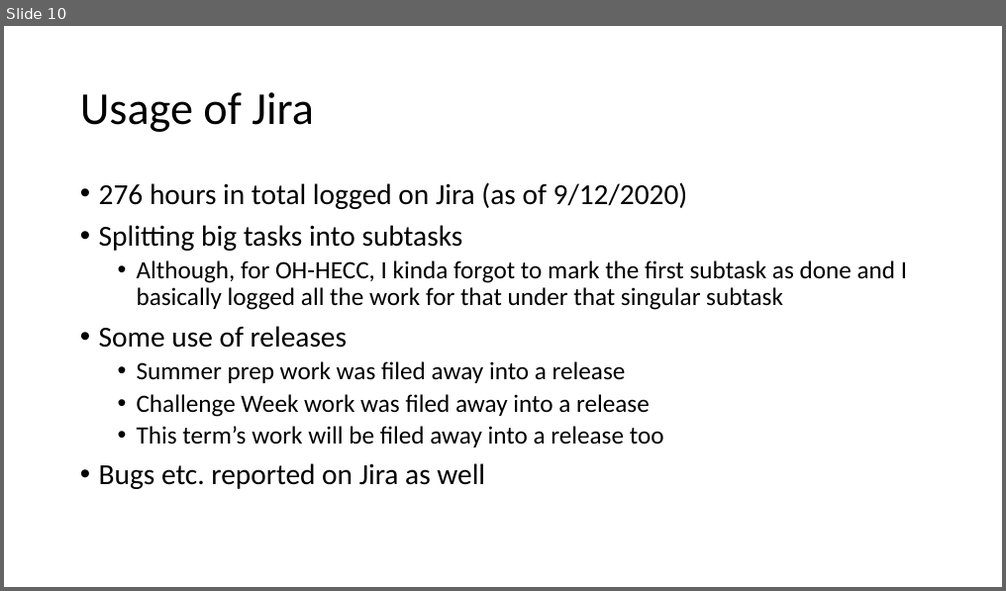
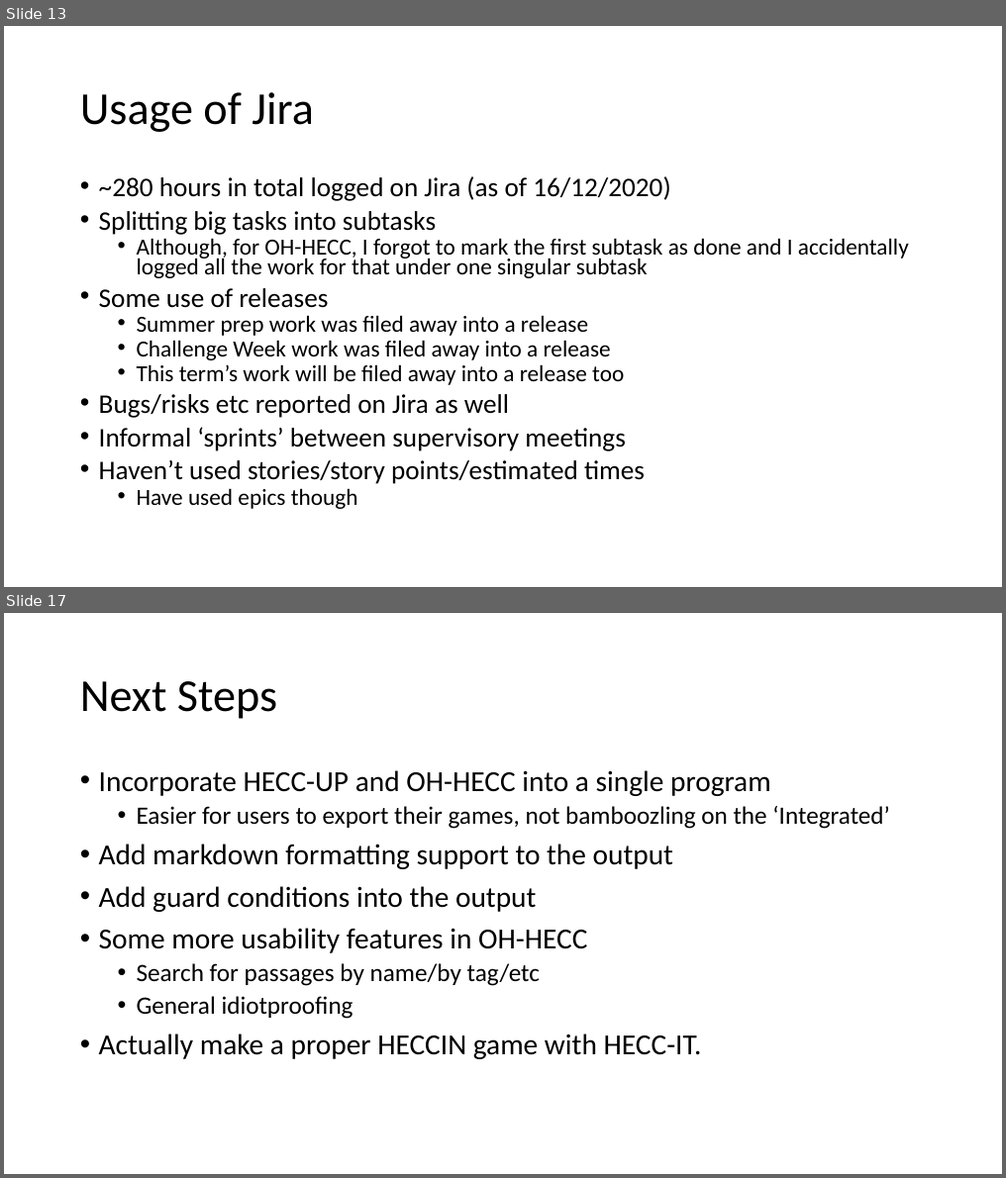
Before and after one commit to 11BelowStudio/HECC-IT, a slide deck: Reports n such/Week 11 Presentation.pptx. Shown one above the other, each under a label of ours: slide 10 before the commit, slides 13 and 17 after it; the slides between them are not shown. The pictures are 1006x591 and 1006x1178 pixels, drawn with LibreOffice and Linux fonts; fonts in the diff are those of the drawing. Boxes give left, top, right and bottom in pixels: in the first picture for what was removed or moved away, otherwise in the second. Text is boxed around its words. In the diff, an @@ line names an element or a change of style, - is before the commit and + after.

```diff
--- a/Reports n such/Week 11 Presentation.pptx
+++ b/Reports n such/Week 11 Presentation.pptx
@@ slide 17 added at bbox=[4, 613, 1002, 1174], background #FFFFFF @@
@@ title added at bbox=[80, 681, 277, 719], 44 pt, text #000000 @@
+Next Steps
@@ text added at bbox=[99, 770, 889, 1059], 28 pt, text #000000 @@
+• Incorporate HECC-UP and OH-HECC into a single program
+  • Easier for users to export their games, not bamboozling on the ‘Integrated’
+• Add markdown formatting support to the output
+• Add guard conditions into the output
+• Some more usability features in OH-HECC
+  • Search for passages by name/by tag/etc
+  • General idiotproofing
+• Actually make a proper HECCIN game with HECC-IT.
@@ what was slide 10 is now slide 13 @@
@@ slide 13 changed as well @@
@@ text at bbox=[99, 176, 670, 201]: text changed; size 28 to 25.9 pt @@
-• 276 hours in total logged on Jira (as of 9/12/2020)
+• ~280 hours in total logged on Jira (as of 16/12/2020)
@@ text at bbox=[99, 211, 624, 385]: size 28 to 25.9 pt in "Splitting big tasks into subtasks", "Some use of releases"; size 24 to 22.2 pt in "Summer prep work was filed away into ...", "Challenge Week work was filed away into ...", "This term’s work will be filed away ..."; line spacing 0.9 to 0.7 @@
@@ text at bbox=[137, 238, 909, 278]: text changed; size 24 to 22.2 pt @@
-  • Although, for OH-HECC, I kinda forgot to mark the first subtask as done and I basically logged all the work for that under that singular subtask
+  • Although, for OH-HECC, I forgot to mark the first subtask as done and I accidentally logged all the work for that under one singular subtask
@@ text at bbox=[99, 394, 645, 509]: text changed; size 28 to 25.9 pt @@
-• Bugs etc. reported on Jira as well
+• Bugs/risks etc reported on Jira as well
+• Informal ‘sprints’ between supervisory meetings
+• Haven’t used stories/story points/estimated times
+  • Have used epics though
```
Also in this commit, not shown: 9 other slides changed, 7 other slides added, 1 slide removed, 2 other files.
